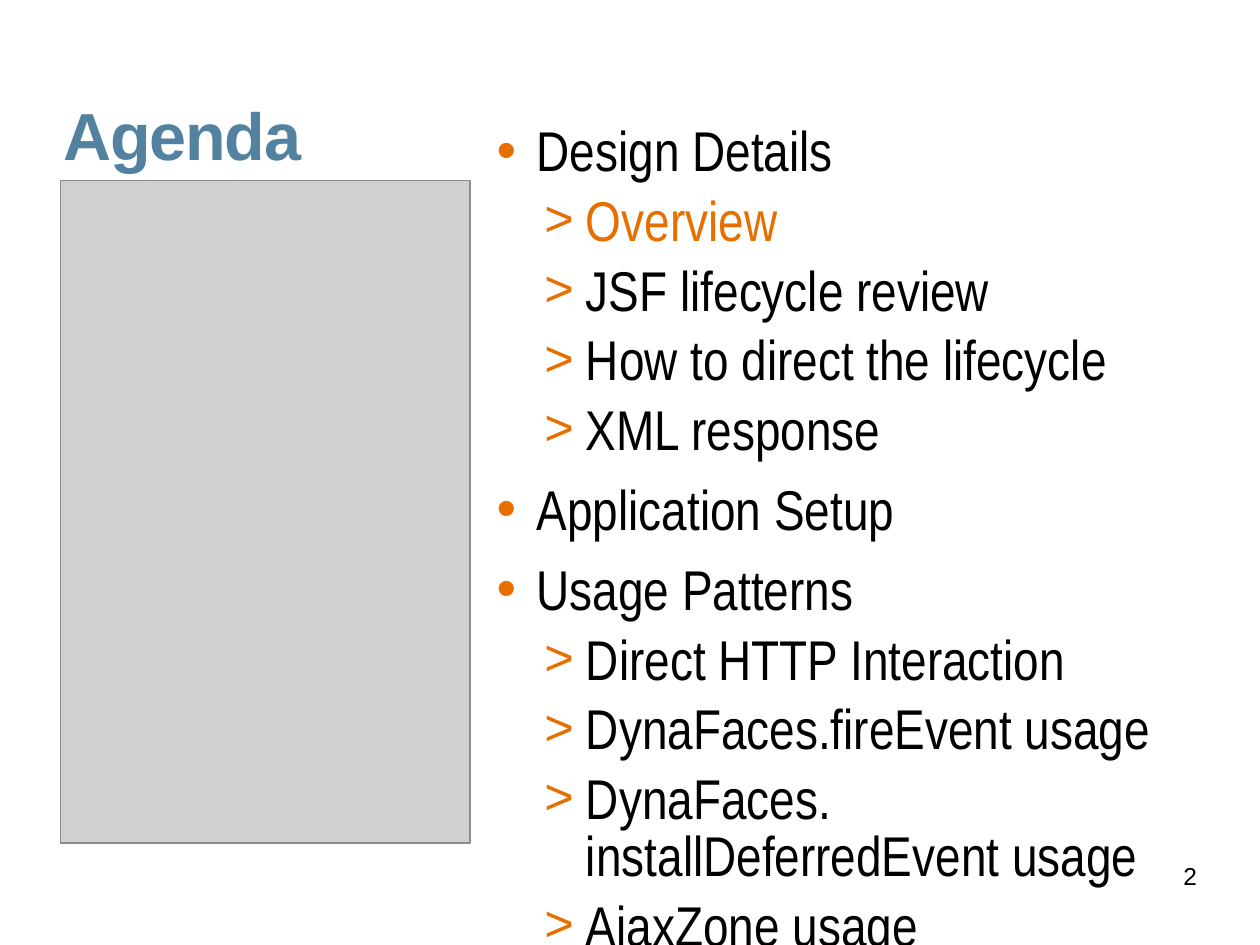
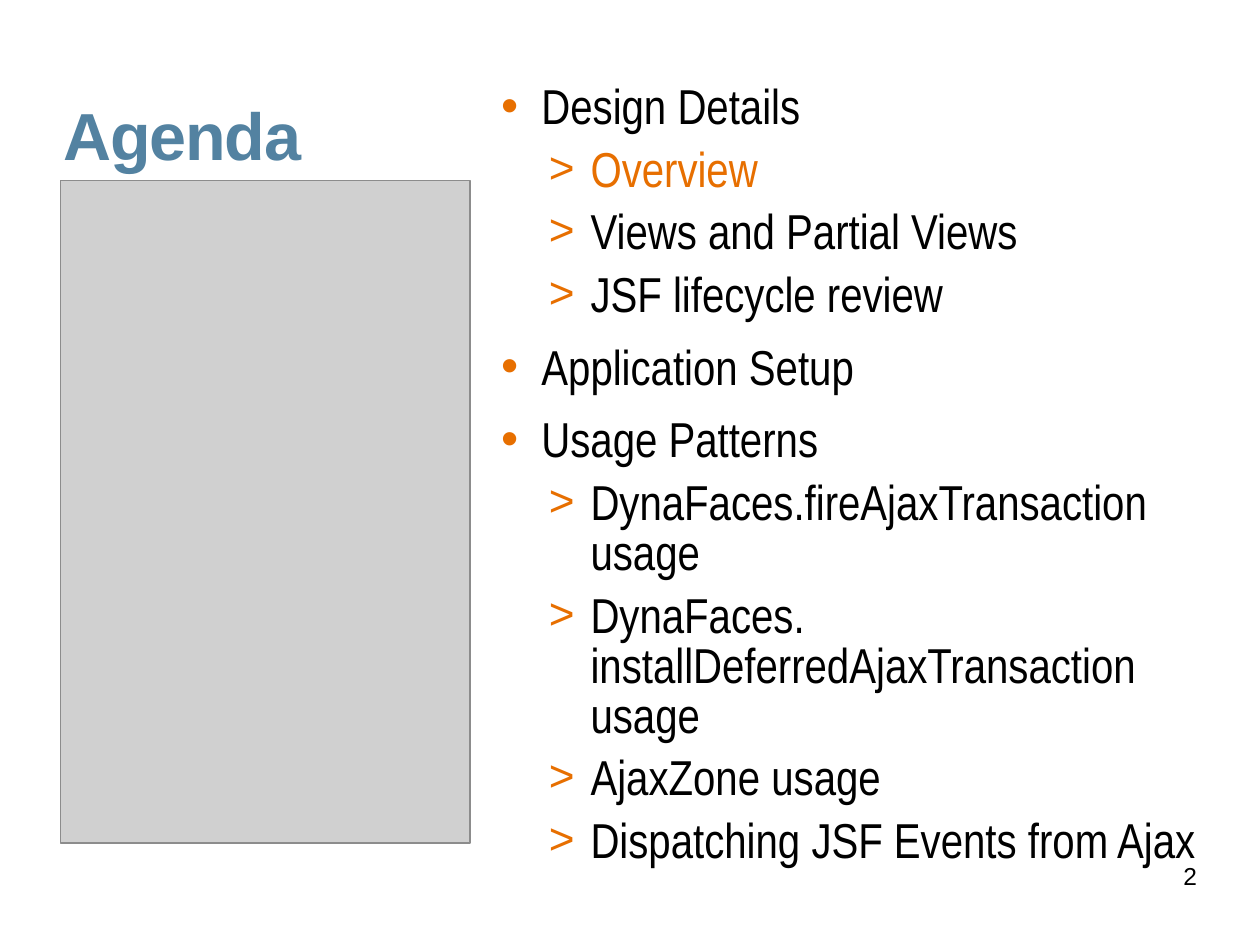
Before and after one commit to javaee/javaserverfaces-extensions, a slide deck: slide 2 of www/slides/dynafaces-advanced.odp. Drawn at 1260x945 pixels with LibreOffice and Linux fonts; fonts in the diff are those of the drawing; grey boxes stand for pictures; background and template pictures are left out. Boxes give left, top, right and bottom in pixels: in the first picture for what was removed or moved away, otherwise in the second. Text is boxed around its words. In the diff, an @@ line names an element or a change of style, - is before the commit and + after.

```diff
--- a/www/slides/dynafaces-advanced.odp
+++ b/www/slides/dynafaces-advanced.odp
@@ text "Design Details": place and size @@
-text "Design Details" at (537, 130, 1150, 886)
+text "Design Details" at (541, 88, 1195, 867)
@@ text at (541, 88, 943, 805): size 32 to 28 pt in "Design Details", "Overview", "JSF lifecycle review", "Application Setup" and 2 more places @@
@@ text at (591, 213, 1017, 250): paragraph added @@
+  > Views and Partial Views
@@ text at (586, 339, 1106, 460): paragraphs removed @@
-  > How to direct the lifecycle
-  > XML response
@@ text at (591, 484, 1147, 742): text changed; size 32 to 28 pt @@
-  > Direct HTTP Interaction
-  > DynaFaces.fireEvent usage
-  > DynaFaces.
-    installDeferredEvent usage
+  > DynaFaces.fireAjaxTransaction usage
+  > DynaFaces.
+    installDeferredAjaxTransaction usage
@@ text at (591, 822, 1195, 867): paragraph added @@
+  > Dispatching JSF Events from Ajax
```
Also in this commit, not shown: 2 other slides changed, 3 slides added, 6 slides removed, 5 other files.
